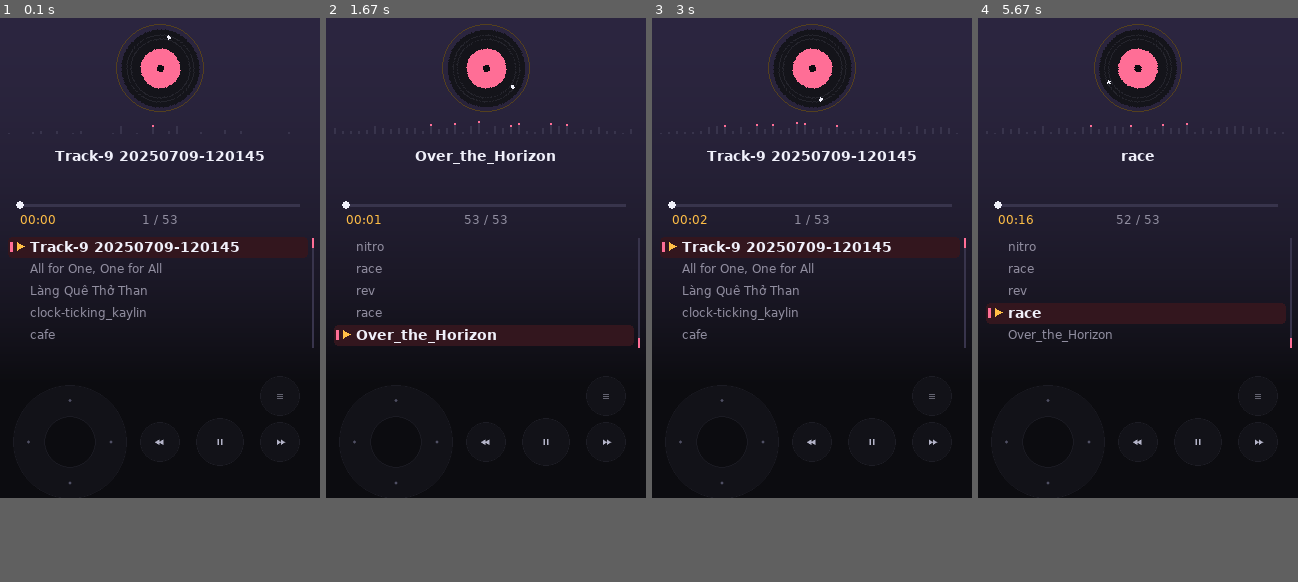
Above: before the commit, frames 1-4 (left to right).
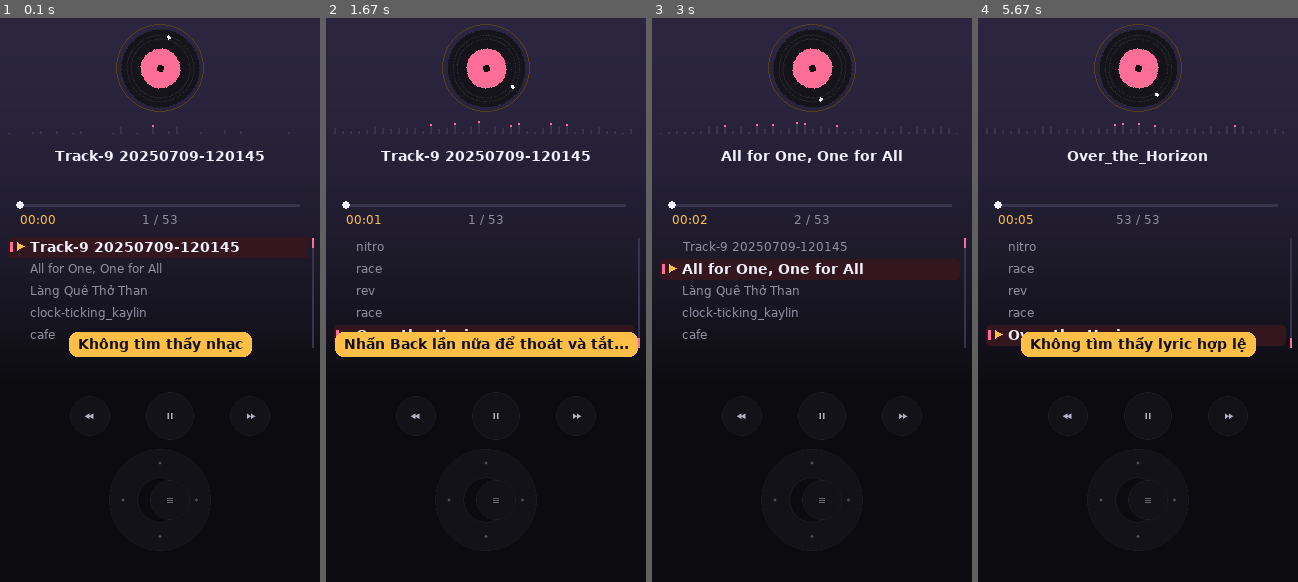
Above: after the commit, the same moments.

Repository: duongvanphi19/pygame-retro-music-player
Game: pygame game, started from main.py
Two runs of this game, one before a commit and one after it. Both use one fixed random seed, a clock stepped at 60 frames per second and the inputs below.
Inputs (mouse positions are in pixels of both pictures, inside the frame that each line leads up to):
- Up to frame 1 (0.1 s): no input
- Up to frame 2 (1.67 s): tap Esc at 0.33 s; click (534, 74) at 0.72 s; click (470, 441) at 1.05 s; click (476, 181) at 1.38 s
- Up to frame 3 (3 s): click (876, 237) at 1.72 s; click (927, 237) at 2.05 s; click (719, 170) at 2.38 s; press the mouse at (719, 170) at 2.7 s; move the mouse to (821, 294) at 2.8 s; release the mouse at (927, 418) at 2.93 s
- Up to frame 4 (5.67 s): click (1090, 457) at 3.08 s; click (1086, 91) at 3.55 s; click (1157, 452) at 3.88 s; click (1064, 486) at 4.22 s; click (1077, 429) at 4.55 s; click (1150, 441) at 4.92 s; press the mouse at (1077, 429) at 5.2 s; move the mouse to (1131, 373) at 5.3 s; release the mouse at (1182, 322) at 5.43 s; click (1019, 469) at 5.55 s
In our replay, the window is 320x512 before the commit and 320x596 after it. These sizes can differ from the game's own. Grey fills any space a smaller window leaves; there, only what the larger window draws over its background counts as a difference.

The runs differ from the first frame. In frame 1, 2.5% of the frame differs, in the area x 8-90%, y 55-93%; in frame 2, 4.9%; in frame 3, 2.7%; in frame 4, 8.9%, in the area x 2-97%, y 1-93%.

Commit message:
Add files via upload

Diff:
--- a/main.py
+++ b/main.py
@@ -128,18 +128,34 @@
 # ====================================================================
 # MÀN HÌNH: canvas cao bằng đúng tỉ lệ màn hình => không còn dải đen trên/dưới
 # ====================================================================
+os.environ["SDL_ANDROID_TRAP_BACK_BUTTON"] = "1"                 # nút Back gửi phím về app thay vì đóng ngay
 pygame.display.init(); pygame.font.init()                    # không pygame.init(): bỏ mixer trong UI (APK)
 from touchpad import TouchPad
-W, PH = 320, 140                                           # 112 + 28px chừa lề dưới cho dải phím
+W, PH = 320, 196                                           # dải phím: hàng nút chức năng (trên) + vòng điều hướng (dưới) + lề đáy ~25px
 class Pad(TouchPad):
     def _want(s): return False, s.side                       # khoá chế độ dọc, bỏ layout ngang có 2 dải bên
-def fit_h(sw, sh): return max(400, min(720, round(W * sh / sw) - PH))
-BTNS = (("C", "", 160, 56), ("A", "", 220, 56), ("B", "", 280, 56), ("S", "", 280, 10))
+def fit_h(sw, sh): return max(400, min(900, round(W * sh / sw) - PH))
+BTNS = (("C", "", 90, 30), ("A", "", 170, 30), ("B", "", 250, 30), ("S", "", 170, 114))   # x bù +10 (touchpad trừ 10): C/A/B ở 80/160/240; S nằm giữa vòng điều hướng
+DP = (160, 114)                                              # tâm vòng điều hướng (trong dải phím)
 sw, sh = pygame.display.get_desktop_sizes()[0]
-pad = Pad(W, fit_h(sw, sh), buttons=BTNS, dpad=(70, 56), touch=True)
-if not APK:                                                  # Pydroid: cửa sổ thật khác màn hình (thanh trạng thái) -> khớp lại
-    ww, wh = pygame.display.get_surface().get_size()
-    if abs(fit_h(ww, wh) - pad.h) > 3: pad = Pad(W, fit_h(ww, wh), buttons=BTNS, dpad=(70, 56), touch=True)
+pad = Pad(W, fit_h(sw, sh), buttons=BTNS, dpad=DP, cell=32, ph=PH, touch=True)
+def win_size():                                              # cửa sổ THẬT (SCALED: display.get_size() chỉ trả kích thước logic)
+    try: return pygame.display.get_window_size()
+    except Exception: return pygame.display.get_surface().get_size()
+if APK:                                                      # ẩn thanh trạng thái/điều hướng, lấp cả vùng tai thỏ -> hết viền đen
+    try:
+        from android.runnable import run_on_ui_thread
+        @run_on_ui_thread
+        def immersive():
+            v = autoclass("android.view.View"); w = autoclass("org.kivy.android.PythonActivity").mActivity.getWindow()
+            w.getDecorView().setSystemUiVisibility(v.SYSTEM_UI_FLAG_HIDE_NAVIGATION | v.SYSTEM_UI_FLAG_FULLSCREEN | v.SYSTEM_UI_FLAG_IMMERSIVE_STICKY |
+                                                   v.SYSTEM_UI_FLAG_LAYOUT_HIDE_NAVIGATION | v.SYSTEM_UI_FLAG_LAYOUT_FULLSCREEN | v.SYSTEM_UI_FLAG_LAYOUT_STABLE)
+            at = w.getAttributes(); at.layoutInDisplayCutoutMode = 1; w.setAttributes(at)
+        immersive()
+        for _ in range(12): pygame.event.pump(); pygame.time.wait(50)    # chờ cửa sổ đổi kích thước xong
+    except Exception: pass
+ww, wh = win_size()
+if abs(fit_h(ww, wh) - pad.h) > 1: pad = Pad(W, fit_h(ww, wh), buttons=BTNS, dpad=DP, cell=32, ph=PH, touch=True)   # khớp tỉ lệ cửa sổ thật
 S, H = pad.screen, pad.h
 
 def mkfont(sz, bold=False):                                  # font hệ thống Android có đủ dấu tiếng Việt
@@ -187,6 +203,7 @@
     if APK:
         from android.permissions import check_permission
         P = ("android.permission.READ_MEDIA_AUDIO", "android.permission.READ_EXTERNAL_STORAGE")
+        if not any(check_permission(p) for p in P): ev.put(("toast", "Cần cấp quyền đọc nhạc để quét", 3000))
         while not any(check_permission(p) for p in P): scan_status = "Chờ cấp quyền..."; time.sleep(1)
     while True:
         scan_status = "Đang quét..."
@@ -194,8 +211,8 @@
             rows = [r for r in (rows_mediastore() if APK else rows_walk()) if r[0] not in BAD]
             if rows and rows != ALL:                         # quét rỗng (chưa có quyền/thẻ chưa gắn) thì giữ danh sách cũ
                 json.dump(rows, open(CACHE, "w")); ev.put(("lib", rows))
-            scan_status = "Đã nạp %d bài" % len(rows)
-        except Exception as e: scan_status = "Quét lỗi: " + str(e)[:24]
+            scan_status = "Đã nạp %d bài" % len(rows); ev.put(("scanned", len(rows)))
+        except Exception as e: scan_status = "Quét lỗi: " + str(e)[:24]; ev.put(("toast", "Quét lỗi: " + str(e)[:40], 3000))
         kick.wait(60); kick.clear()
 
 # ====================================================================
@@ -388,6 +405,8 @@
 title = artist = MSG = lsrc = ""; length = rg = pos = 0.0; st_t = 0; sl = 0
 lsync = lymode = info = lbusy = False; lyr = []; ltimes = []; minfo = info_rows = None
 TOAST = ""
+last_scan = None
+KBACK = (getattr(pygame, "K_AC_BACK", -1), pygame.K_ESCAPE); back_t = 0
 pend, got, fails, lastpl, toast_t, page = True, False, 0, 0, 0, 0
 bars, tgt = [0.0] * NB, [0.0] * NB                            # pend: tự phát bài trước đó khi mở app
 make_disc(None)
@@ -432,15 +451,15 @@
     if p in BAD or p not in idx: return
     fails += 1
     if fails > 3: return                                     # lỗi hàng loạt (mất quyền, thẻ nhớ...) -> đừng ẩn nhầm cả thư viện
-    i = idx[p]; BAD.add(p)
+    i = idx[p]; BAD.add(p); toast("Không phát được, đã ẩn: " + names[i][:24], 2500)
     set_lib(ALL)
     if N: tx("play", i=i % N)
 
 def send_mode(): tx("mode", sh=int(bool(CFG["shuf"])), rp=int(CFG["rep"]))
 
-def toast(s):
+def toast(s, ms=1600):
     global TOAST, toast_t
-    TOAST = s; toast_t = pygame.time.get_ticks() + 1600
+    TOAST = s; toast_t = pygame.time.get_ticks() + ms
 
 def toggle_fav(p):                                           # giữ A: thích / bỏ thích
     FAV.symmetric_difference_update({p})
@@ -478,11 +497,18 @@
         if not playing: tx("play", i=cur, s=rpos if 0 < rpos < length - 5 else 0)
 
 def drain():
-    global lsync, lyr, ltimes, rg, length, title, artist, lbusy, lsrc, minfo
+    global lsync, lyr, ltimes, rg, length, title, artist, lbusy, lsrc, minfo, last_scan
     while True:
         try: m = ev.get_nowait()
         except queue.Empty: break
         if m[0] == "lib": set_lib(m[1])
+        elif m[0] == "toast": toast(m[1], m[2] if len(m) > 2 else 1600)
+        elif m[0] == "scanned":
+            n = m[1]
+            if n == 0: toast("Không tìm thấy nhạc", 2500)
+            elif last_scan is None: toast("Đã quét xong: %d bài" % n, 2200)
+            elif n != last_scan: toast("Thư viện: %d bài (%+d)" % (n, n - last_scan), 2200)
+            last_scan = n
         elif m[0] == "meta" and m[1] == curp:
             mi = m[2]; rg = mi["rg"]; lsync, lyr = m[3][0], m[3][1]; lsrc = m[3][2]
             ltimes = [x[0] for x in lyr] if lsync else []; lbusy = False
@@ -490,6 +516,10 @@
             if mi["artist"] and not artist: artist = mi["artist"]
             if mi["len"] and not length: length = mi["len"]
             minfo = mi; build_info(); make_disc(mi["art"]); setvol()
+            sr = m[3][2]                                     # kết quả tìm lyric -> thông báo rõ ràng
+            if sr.startswith("lỗi mạng"): toast("Không tải được lyric (lỗi mạng)", 2200)
+            elif not lyr: toast("Không tìm thấy lyric hợp lệ", 2200)
+            elif sr == "lrclib.net": toast("Đã tải lyric" + ("" if lsync else " (không đồng bộ)"), 2000)
 
 try: set_lib(json.load(open(CACHE)))                         # hiện ngay danh sách đã nhớ, quét ngầm sau
 except Exception: pass
@@ -509,7 +539,7 @@
 Y0, BM = 36, 26                                                      # chừa vùng tai thỏ/thanh trạng thái
 DCY, BY, TY, AY, PY, LY0 = Y0 + 46, Y0 + 112, Y0 + 126, Y0 + 148, Y0 + 182, Y0 + 216
 LN = (H - LY0 - BM) // 22                                     # số dòng danh sách hiển thị
-LT, LB = Y0 + 48, H - BM - 40                                     # vùng lời bài hát
+LT, LB = Y0 + 48, H - BM - 62                                     # vùng lời bài hát
 SLOT = 40; LCY = (LT + LB - SLOT) // 2; LSIDE = min(5, ((LB - LT) // SLOT - 1) // 2)
 
 def heart(x, y, col):
@@ -544,6 +574,10 @@
     now = get_ticks(); dt = clock.get_time()
     for e in get_events():
         if e.type == pygame.QUIT: run = False                # thoát UI, nhạc vẫn chạy nhờ service
+        elif e.type == pygame.KEYDOWN and e.key in KBACK:    # Back: trang phụ -> về trang chính; ở trang chính phải bấm 2 lần mới thoát
+            if page: page = 0; lymode = info = False
+            elif now < back_t: tx("quit"); run = False        # bấm Back 2 lần: thoát app và tắt nhạc
+            else: back_t = now + 2000; toast("Nhấn Back lần nữa để thoát và tắt nhạc", 2000)
         pad.event(e)
     poll(now); drain()
     if toast_t and now > toast_t: toast_t = 0
@@ -585,7 +619,7 @@
     for k, dv in (("left", -1), ("right", 1)):
         if k in p: hold[k] = now; used.discard(k)
         if page == 2:                                        # trang thông tin: trái/phải = hẹn giờ ngủ
-            if k in p: slp_i = (slp_i + dv) % 4; tx("sleep", m=SLP[slp_i])
+            if k in p: slp_i = (slp_i + dv) % 4; tx("sleep", m=SLP[slp_i]); toast(("Hẹn giờ ngủ: %d phút" % SLP[slp_i]) if SLP[slp_i] else "Đã tắt hẹn giờ ngủ")
             continue
         if k in pad.held and now - hold.get(k, now) > 200: used.add(k); vol = min(1.0, max(0.0, vol + dv * 0.02)); setvol(); vol_t = now
         if k in pad.released:
@@ -624,6 +658,11 @@
                     fy = int(LCY + k * SLOT - y_off) + (SLOT - lh * len(ls)) // 2
                     for q, ln in enumerate(ls): centered(T(ln or " ", col, ft, max_w=300), fy + q * lh)
             set_clip(None)
+        if sel != cur:                                       # đang chọn bài khác bài đang phát -> báo ngay trên màn lời
+            yb = H - BM - 56; draw_rect(S, (COLOR_ACC[0] // 5, COLOR_ACC[1] // 5, COLOR_ACC[2] // 5), (8, yb, 304, 22), border_radius=4)
+            draw_rect(S, COLOR_ACC, (10, yb + 5, 3, 12), border_radius=1)
+            hint = T("A: phát", AMB); blit(hint, (306 - hint.get_width(), yb + 4))
+            marq("%d/%d  %s" % (sel + 1, N, names[sel]), COLOR_FG, F, 20, yb + 4, 306 - hint.get_width() - 28)
         bar(20, H - BM - 30, 280, el / length if length else 0, COLOR_ACC)
         blit(T(mmss(el), AMB), (20, H - BM - 22))
         if length: t1 = T(mmss(length), COLOR_DIM); blit(t1, (300 - t1.get_width(), H - BM - 22))
@@ -690,7 +729,7 @@
         centered(T("Giữ S: thoát & dừng nhạc", DIM2), yy + 34)
 
     if toast_t:                                              # thông báo nhỏ ở mọi trang
-        tt = T(TOAST, (16, 16, 24), FB); rc = tt.get_rect(center=(160, H - BM - 16))
+        tt = T(TOAST, (16, 16, 24), FB, max_w=288); rc = tt.get_rect(center=(160, H - BM - 16))
         draw_rect(S, AMB, rc.inflate(18, 8), border_radius=8); blit(tt, rc)
     pad.present()
     clock.tick(60 if pad.ptr else 30)     # rảnh thì 30fps cho nhẹ pin
